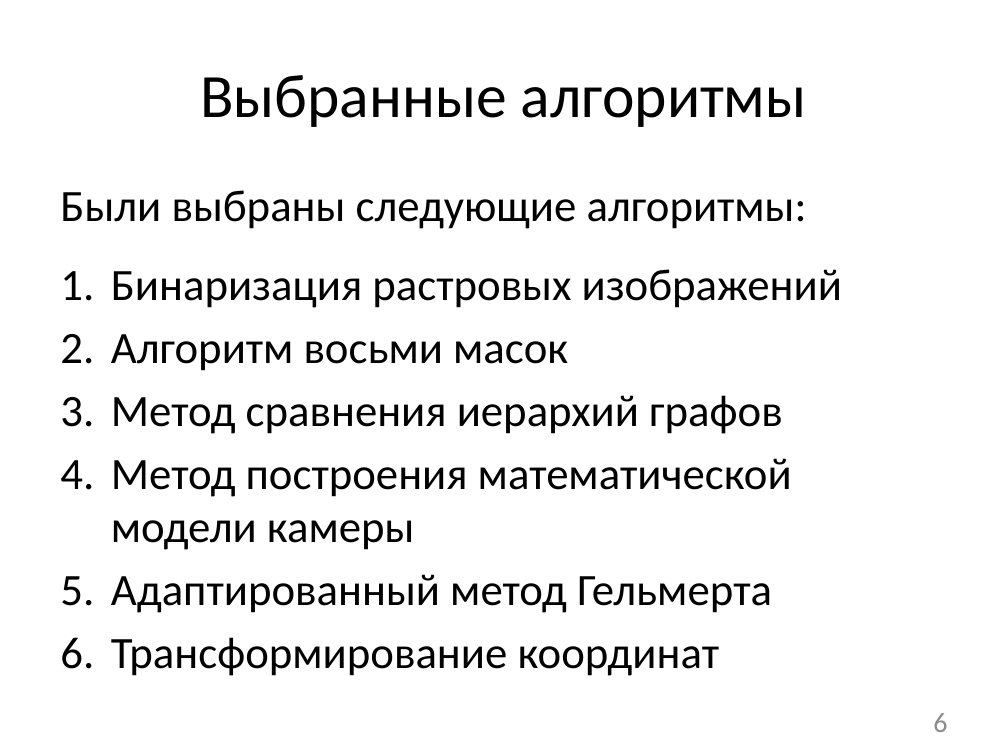
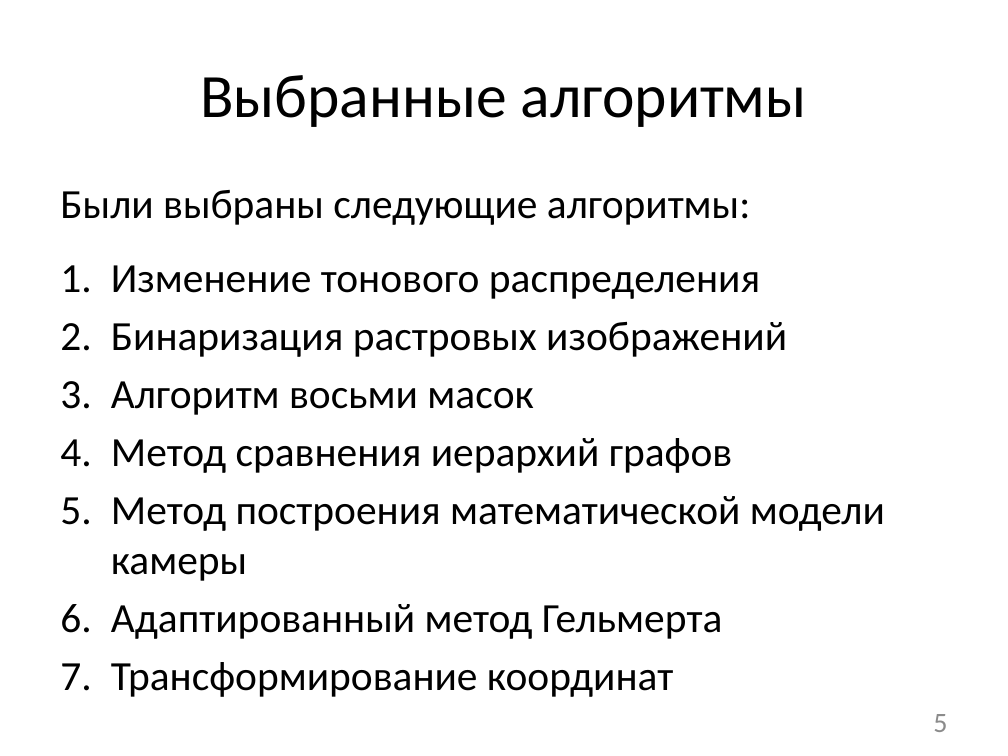
Before and after one commit to NecroArt/Diploma, a slide deck: slide 5 of docs/parts/conference.pptx (slide 6 before the commit). Drawn at 1008x756 pixels with LibreOffice and Linux fonts; fonts in the diff are those of the drawing. Boxes give left, top, right and bottom in pixels: in the first picture for what was removed or moved away, otherwise in the second. Text is boxed around its words. In the diff, an @@ line names an element or a change of style, - is before the commit and + after.

```diff
--- a/docs/parts/conference.pptx
+++ b/docs/parts/conference.pptx
@@ text at bbox=[60, 190, 885, 697]: size 32 to 29.6 pt in "Были выбраны следующие алгоритмы:", "Бинаризация растровых изображений", "Алгоритм восьми масок", "Метод сравнения иерархий графов" and 3 more places @@
@@ text at bbox=[111, 265, 760, 299]: paragraph added @@
+1. Изменение тонового распределения
@@ page number at bbox=[933, 714, 947, 732]: text changed @@
-6
+5
```
Also in this commit, not shown: 7 other slides changed, 2 slides added, 6 slides removed, 9 other files.
